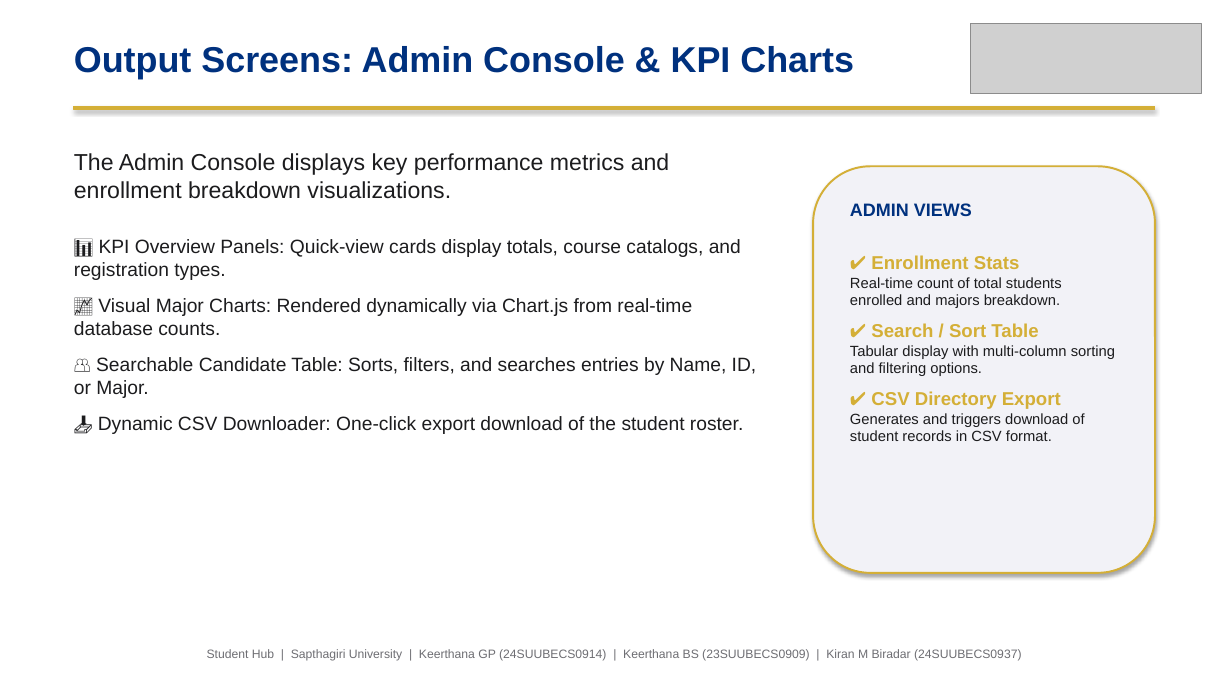
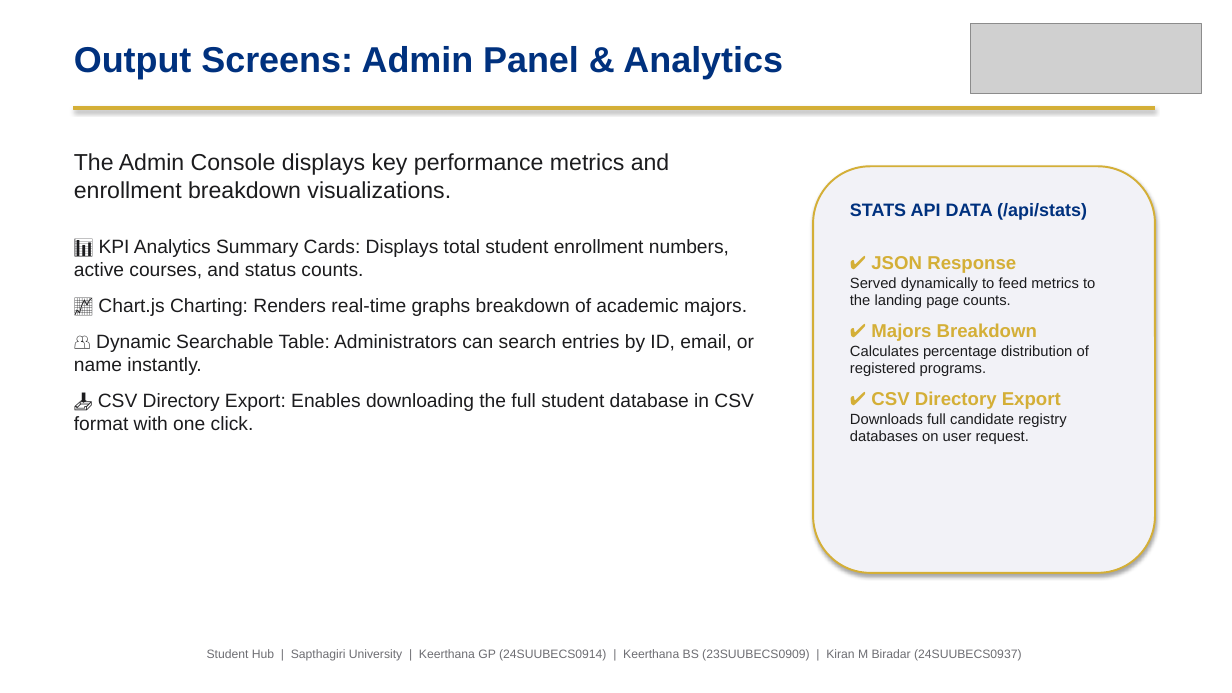
Before and after one commit to kirancodes-dev/Student-Registration, a slide deck: slide 15 of Student_Registration_Presentation.pptx. Drawn at 1232x693 pixels with LibreOffice and Linux fonts; fonts in the diff are those of the drawing; grey boxes stand for pictures. Boxes give left, top, right and bottom in pixels: in the first picture for what was removed or moved away, otherwise in the second. Text is boxed around its words. In the diff, an @@ line names an element or a change of style, - is before the commit and + after.

Commit message:
feat: compile and update 19-slide standard presentation for Student Hub

```diff
--- a/Student_Registration_Presentation.pptx
+++ b/Student_Registration_Presentation.pptx
@@ text at bbox=[74, 46, 783, 79]: text changed @@
-Output Screens: Admin Console & KPI Charts
+Output Screens: Admin Panel & Analytics
@@ text at bbox=[850, 203, 1095, 376]: text changed @@
-ADMIN VIEWS
-✔ Enrollment Stats
-Real-time count of total students enrolled and majors breakdown.
-✔ Search / Sort Table
-Tabular display with multi-column sorting and filtering options.
+STATS API DATA (/api/stats)
+✔ JSON Response
+Served dynamically to feed metrics to the landing page counts.
+✔ Majors Breakdown
+Calculates percentage distribution of registered programs.
@@ text at bbox=[74, 239, 754, 430]: text changed @@
-📊 KPI Overview Panels: Quick-view cards display totals, course catalogs, and registration types.
-📈 Visual Major Charts: Rendered dynamically via Chart.js from real-time database counts.
-👥 Searchable Candidate Table: Sorts, filters, and searches entries by Name, ID, or Major.
-📥 Dynamic CSV Downloader: One-click export download of the student roster.
+📊 KPI Analytics Summary Cards: Displays total student enrollment numbers, active courses, and status counts.
+📈 Chart.js Charting: Renders real-time graphs breakdown of academic majors.
+👥 Dynamic Searchable Table: Administrators can search entries by ID, email, or name instantly.
+📥 CSV Directory Export: Enables downloading the full student database in CSV format with one click.
@@ text at bbox=[850, 413, 1066, 444]: text changed @@
-Generates and triggers download of student records in CSV format.
+Downloads full candidate registry databases on user request.
```
Also in this commit, not shown: 17 other slides changed, 1 other file.
